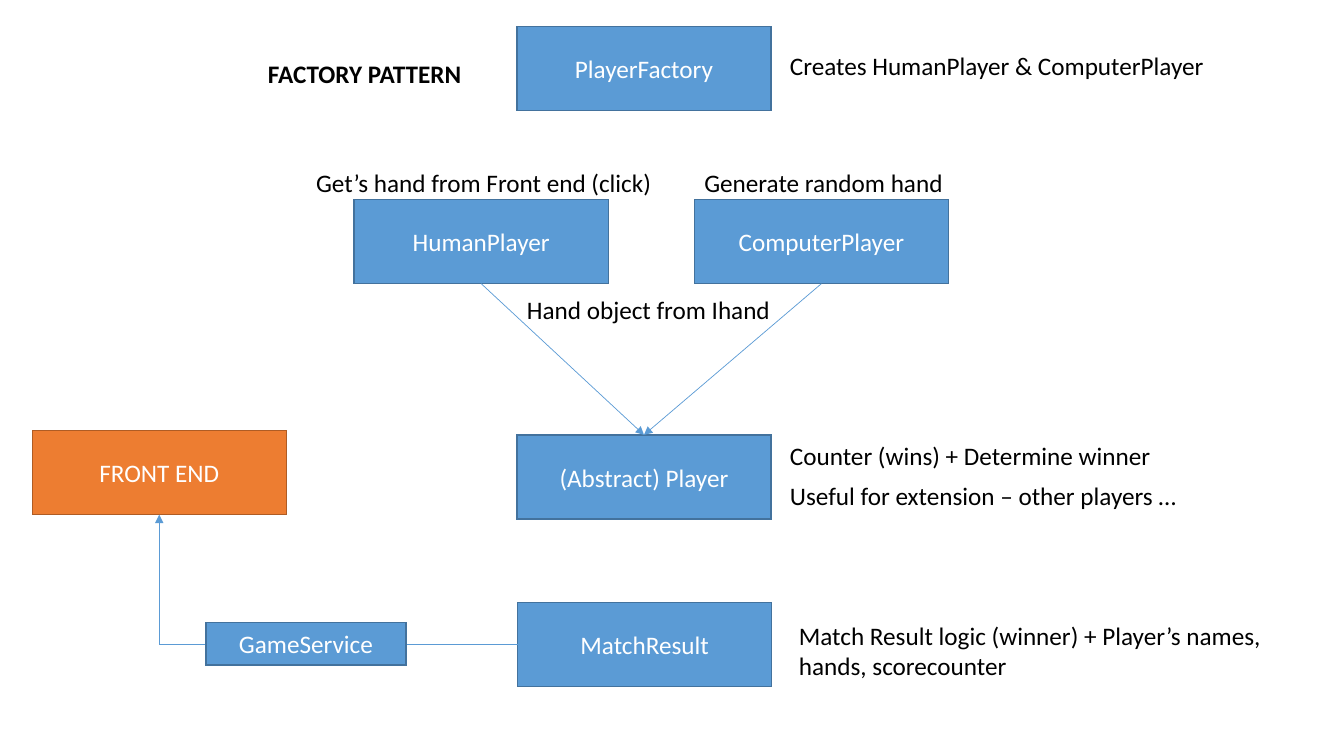
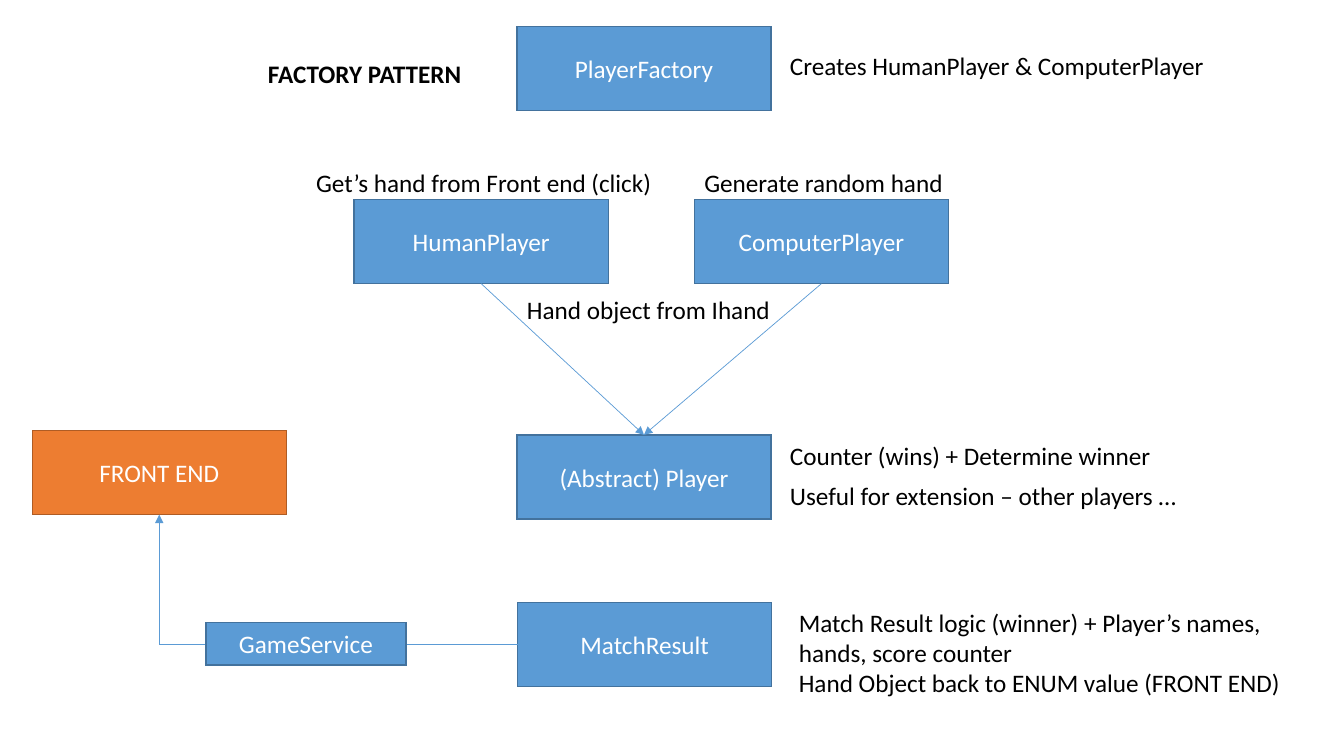
Before and after one commit to VanausloosThomas/RockPaperScissors, a slide deck: slide 3 of RockPaperScissors/RockPaperScissors/presentation/DEMO.pptx. Drawn at 1344x756 pixels with LibreOffice and Linux fonts; fonts in the diff are those of the drawing. Boxes give left, top, right and bottom in pixels: in the first picture for what was removed or moved away, otherwise in the second. Text is boxed around its words. In the diff, an @@ line names an element or a change of style, - is before the commit and + after.

```diff
--- a/RockPaperScissors/RockPaperScissors/presentation/DEMO.pptx
+++ b/RockPaperScissors/RockPaperScissors/presentation/DEMO.pptx
@@ text at bbox=[799, 613, 1280, 697]: text changed @@
-Match Result logic (winner) + Player’s names, hands, scorecounter
+Match Result logic (winner) + Player’s names, hands, score counter
+Hand Object back to ENUM value (FRONT END)
```
Also in this commit, not shown: 1 other slide changed.
